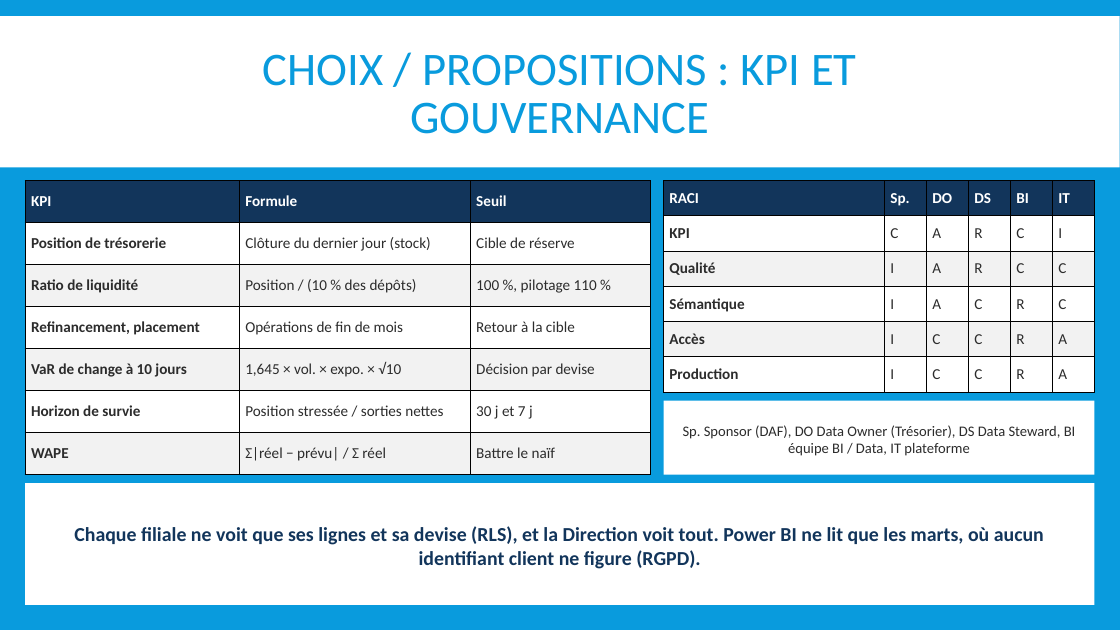
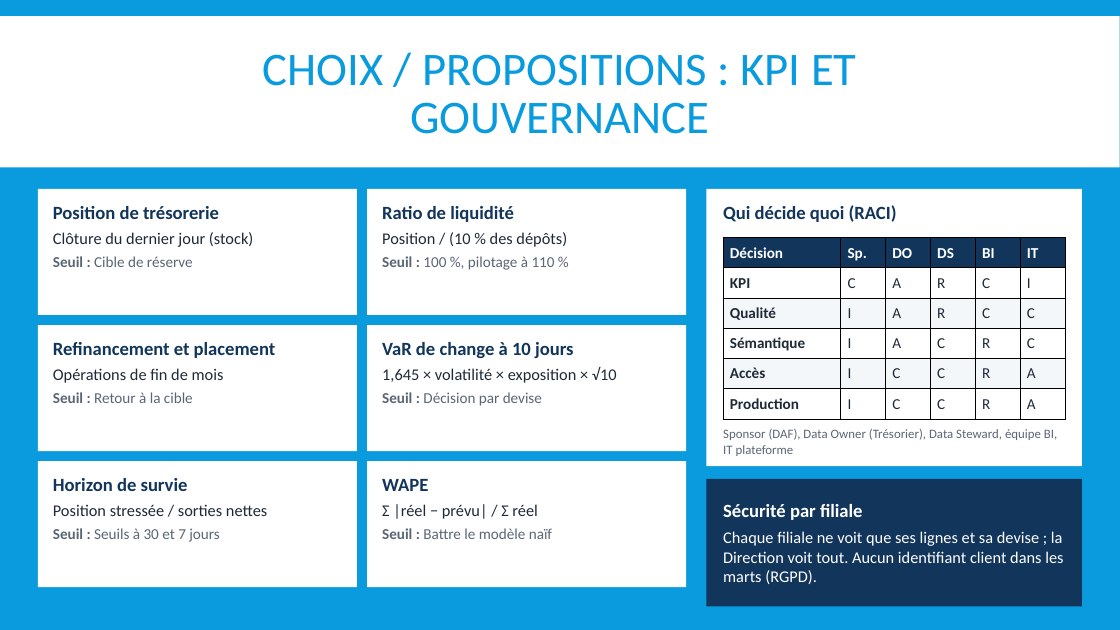
Before and after one commit to mehdi182003/projet_bi_finance, a slide deck: slide 8 of livrables/04_IBI_SUPPORT_SOUTENANCE_BI-predictive-Finance_G5.pptx. Drawn at 1120x630 pixels with LibreOffice and Linux fonts; fonts in the diff are those of the drawing. Boxes give left, top, right and bottom in pixels: in the first picture for what was removed or moved away, otherwise in the second. Text is boxed around its words. In the diff, an @@ line names an element or a change of style, - is before the commit and + after.

```diff
--- a/livrables/04_IBI_SUPPORT_SOUTENANCE_BI-predictive-Finance_G5.pptx
+++ b/livrables/04_IBI_SUPPORT_SOUTENANCE_BI-predictive-Finance_G5.pptx
@@ table removed at (25, 181, 651, 475), 7 rows, 3 columns @@
-KPI | Formule | Seuil
-Position de trésorerie | Clôture du dernier jour (stock) | Cible de réserve
-Ratio de liquidité | Position / (10 % des dépôts) | 100 %, pilotage 110 %
-Refinancement, placement | Opérations de fin de mois | Retour à la cible
-VaR de change à 10 jours | 1,645 × vol. × expo. × √10 | Décision par devise
-Horizon de survie | Position stressée / sorties nettes | 30 j et 7 j
-WAPE | Σ|réel − prévu| / Σ réel | Battre le naïf
@@ rectangle added at (38, 189, 357, 315), fill #FFFFFF, 14 pt, text #1F2A37 @@
+Position de trésorerie
+Clôture du dernier jour (stock)
+Seuil : Cible de réserve
@@ rectangle added at (367, 189, 686, 315), fill #FFFFFF, 13 pt, text #5B6675 @@
+Ratio de liquidité
+Position / (10 % des dépôts)
+Seuil : 100 %, pilotage à 110 %
@@ rectangle added at (707, 189, 1082, 466), fill #FFFFFF @@
@@ text added at (723, 205, 897, 222), 16 pt, text #12355B, bold @@
+Qui décide quoi (RACI)
@@ table at (723, 238, 1064, 419) @@
-row 1, column 1: RACI
+row 1, column 1: Décision
@@ fill #F2F2F2 to #F4F7FA in 12 cells @@
@@ text colour #2C2C2C to #1F2A37 in "KPI", "C", "A", "R" and 26 more places @@
@@ table: place and size @@
-table at (664, 181, 1095, 392)
+table at (723, 238, 1064, 419)
@@ rectangle added at (38, 325, 357, 451), fill #FFFFFF, 16 pt, text #12355B @@
+Refinancement et placement
+Opérations de fin de mois
+Seuil : Retour à la cible
@@ rectangle added at (367, 325, 686, 451), fill #FFFFFF, 14 pt, text #1F2A37 @@
+VaR de change à 10 jours
+1,645 × volatilité × exposition × √10
+Seuil : Décision par devise
@@ text at (723, 429, 1057, 456): text changed; size 12.5 to 11 pt; text colour #2C2C2C to #5B6675 @@
-Sp. Sponsor (DAF), DO Data Owner (Trésorier), DS Data Steward, BI équipe BI / Data, IT plateforme
+Sponsor (DAF), Data Owner (Trésorier), Data Steward, équipe BI, IT plateforme
@@ text "Sponsor (DAF), Data Owner (Trésorier), ...": place and size @@
-text "Sponsor (DAF), Data Owner (Trésorier), ..." at (664, 401, 1095, 475)
+text "Sponsor (DAF), Data Owner (Trésorier), ..." at (723, 429, 1057, 456)
@@ text "Sponsor (DAF), Data Owner (Trésorier), ..." at (723, 429, 1057, 456): vertical alignment middle to top; fill #FFFFFF to none @@
@@ rectangle added at (38, 461, 357, 587), fill #FFFFFF, 14 pt, text #1F2A37 @@
+Horizon de survie
+Position stressée / sorties nettes
+Seuil : Seuils à 30 et 7 jours
@@ rectangle added at (367, 461, 686, 587), fill #FFFFFF, 13 pt, text #5B6675 @@
+WAPE
+Σ |réel − prévu| / Σ réel
+Seuil : Battre le modèle naïf
@@ rectangle "Sécurité par filiale": place and size @@
-rectangle "Sécurité par filiale" at (25, 483, 1095, 605)
+rectangle "Sécurité par filiale" at (707, 479, 1082, 607)
@@ rectangle "Sécurité par filiale" at (707, 479, 1082, 607): fill #FFFFFF to #12355B @@
@@ text in rectangle at (723, 504, 1063, 584): text changed; size 17 to 14 pt; text colour #12355B to #FFFFFF; bold off @@
-Chaque filiale ne voit que ses lignes et sa devise (RLS), et la Direction voit tout. Power BI ne lit que les marts, où aucun identifiant client ne figure (RGPD).
+Sécurité par filiale
+Chaque filiale ne voit que ses lignes et sa devise ; la Direction voit tout. Aucun identifiant client dans les marts (RGPD).
```
Also in this commit, not shown: 13 other slides changed, 10 other files.
